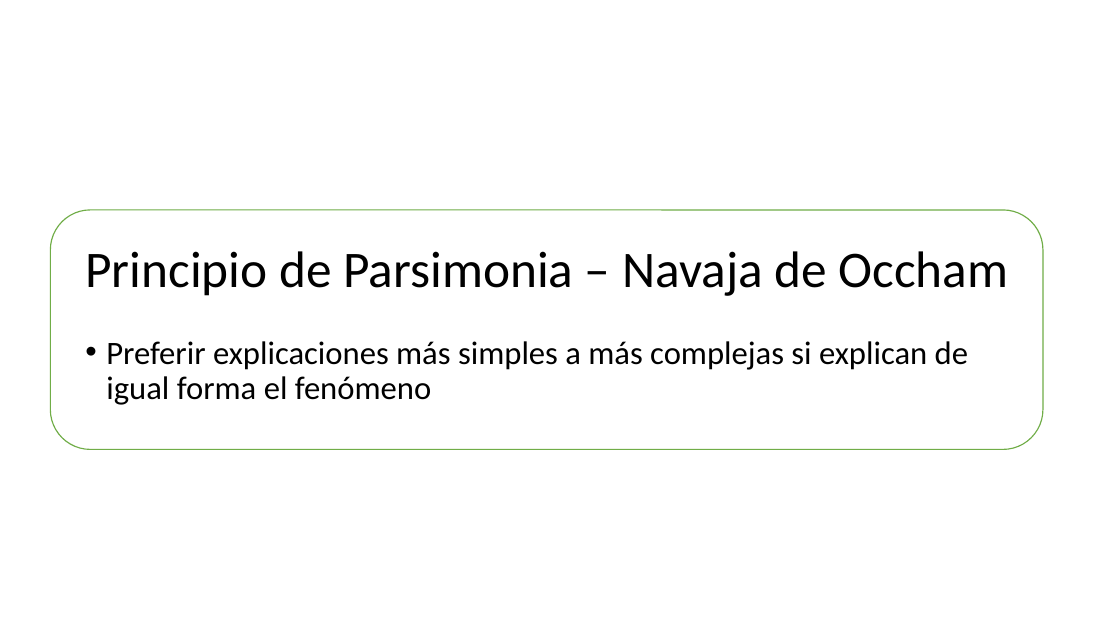
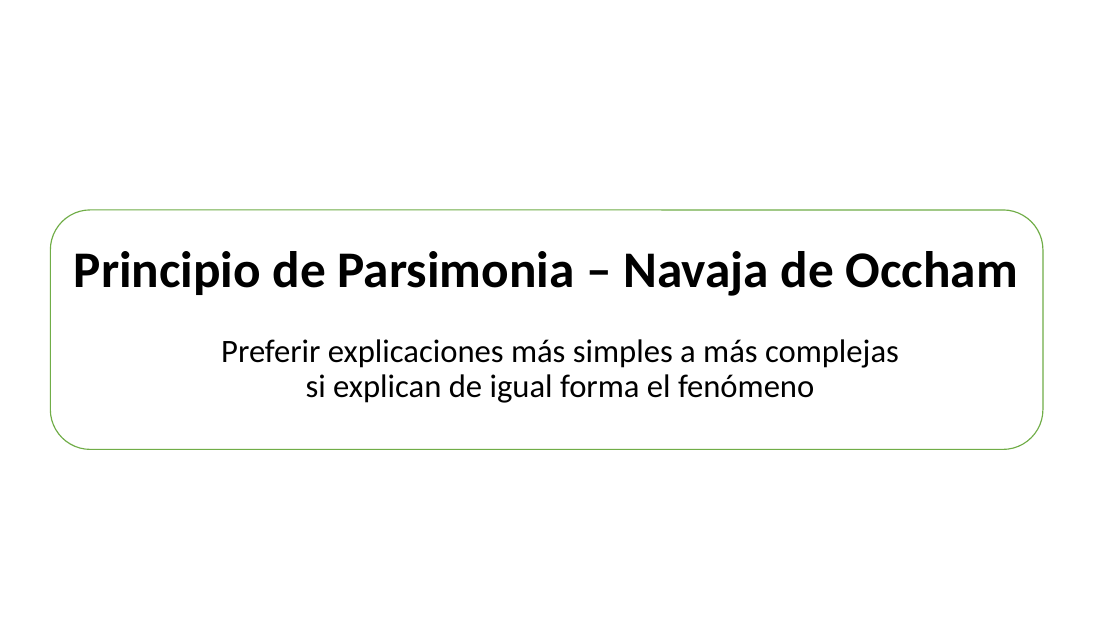
Before and after one commit to 26-jorge-01/ML-Basics, a slide deck: slide 6 of 2. Clasificacion_y_regresion/2-3. Regresion Clasificación, y Metricas.pptx. Drawn at 1120x630 pixels with LibreOffice and Linux fonts; fonts in the diff are those of the drawing. Boxes give left, top, right and bottom in pixels: in the first picture for what was removed or moved away, otherwise in the second. Text is boxed around its words. In the diff, an @@ line names an element or a change of style, - is before the commit and + after.

Commit message:
cambio de formato

```diff
--- a/2. Clasificacion_y_regresion/2-3. Regresion Clasificación, y Metricas.pptx
+++ b/2. Clasificacion_y_regresion/2-3. Regresion Clasificación, y Metricas.pptx
@@ title "Principio de Parsimonia – Navaja ..." moved from (x1=85, y1=251, x2=1009, y2=296) to (x1=74, y1=251, x2=1018, y2=296) @@
@@ title "Principio de Parsimonia – Navaja ..." at (x1=74, y1=251, x2=1018, y2=296): bold on; alignment left to centre @@
@@ text "Preferir explicaciones más simples a ..." moved from (x1=106, y1=341, x2=968, y2=405) to (x1=221, y1=339, x2=899, y2=403) @@
@@ text "Preferir explicaciones más simples a ..." at (x1=221, y1=339, x2=899, y2=403): alignment left to centre; bullet • to none @@
```
Also in this commit, not shown: 27 other slides changed, 2 other files.
